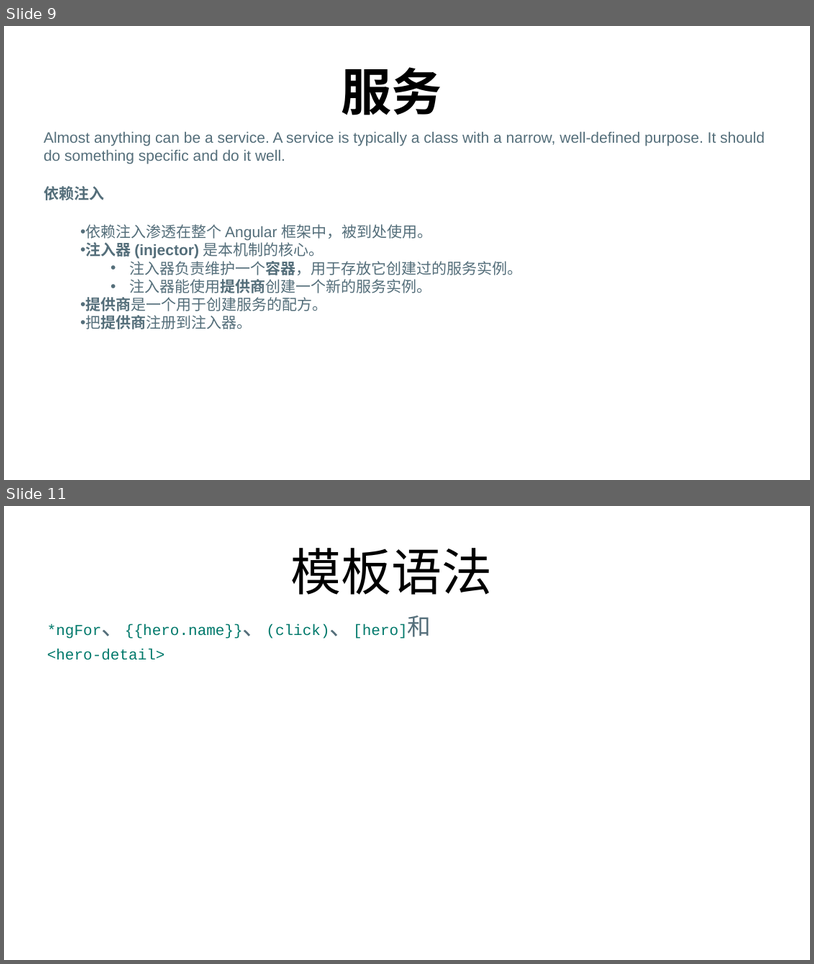
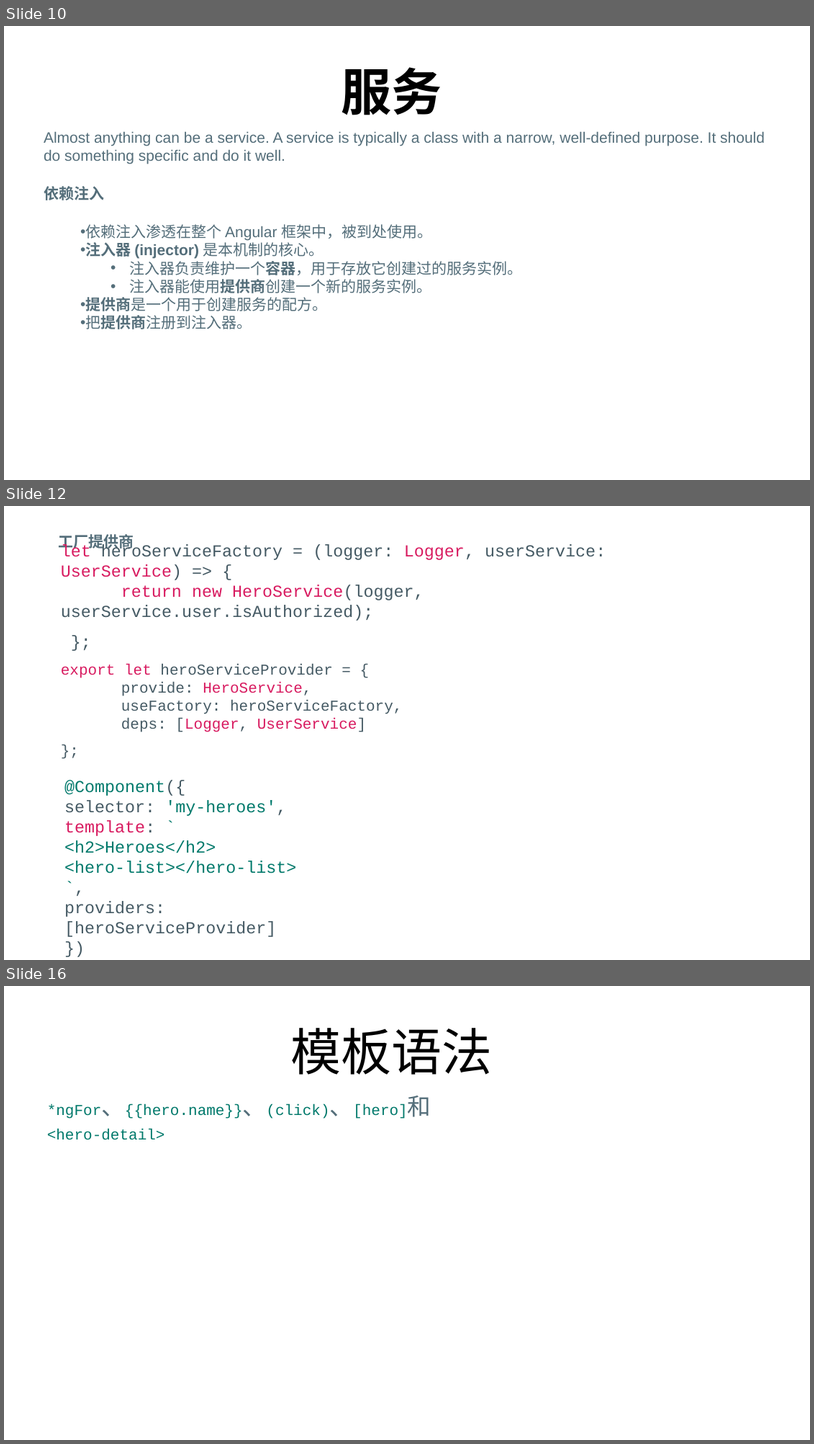
Before and after one commit to FredJiangFei/MyDocuments, a slide deck: Angular summary/Angular.pptx. Shown one above the other, each under a label of ours: slides 9 and 11 before the commit, slides 10, 12 and 16 after it; the slides between them are not shown. The pictures are 814x964 and 814x1444 pixels, drawn with LibreOffice and Linux fonts; fonts in the diff are those of the drawing. Boxes give left, top, right and bottom in pixels: in the first picture for what was removed or moved away, otherwise in the second. Text is boxed around its words. In the diff, an @@ line names an element or a change of style, - is before the commit and + after.

```diff
--- a/Angular summary/Angular.pptx
+++ b/Angular summary/Angular.pptx
@@ slide 12 added at bbox=[4, 506, 810, 960], background #FFFFFF @@
@@ text added at bbox=[59, 534, 134, 551], 18 pt, text #546E7A, bold @@
+工厂提供商
@@ text added at bbox=[61, 544, 606, 620], 20 pt, text #455A64 @@
+let heroServiceFactory = (logger: Logger, userService: UserService) => {
+return new HeroService(logger, userService.user.isAuthorized);
+};
@@ text added at bbox=[61, 664, 402, 732], 18 pt, text #455A64 @@
+export let heroServiceProvider = {
+provide: HeroService,
+useFactory: heroServiceFactory,
+deps: [Logger, UserService]
+};
@@ text added at bbox=[64, 780, 296, 937], 20 pt, text #00796B @@
+@Component({
+selector: 'my-heroes',
+template: `
+<h2>Heroes</h2>
+<hero-list></hero-list>
+`,
+providers: [heroServiceProvider]
+})
@@ what was slide 9 is now slide 10 @@
@@ what was slide 11 is now slide 16 @@
```
Also in this commit, not shown: 2 slides changed, 4 other slides added.
